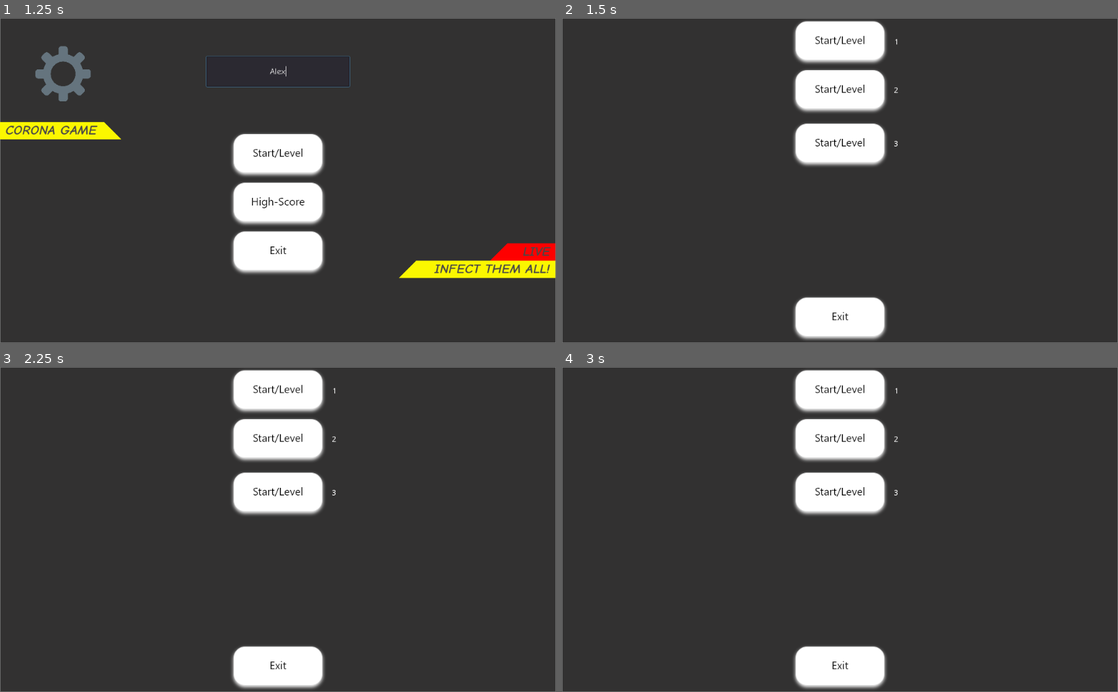
Above: before the commit, frames 1-4 (two rows, left to right).
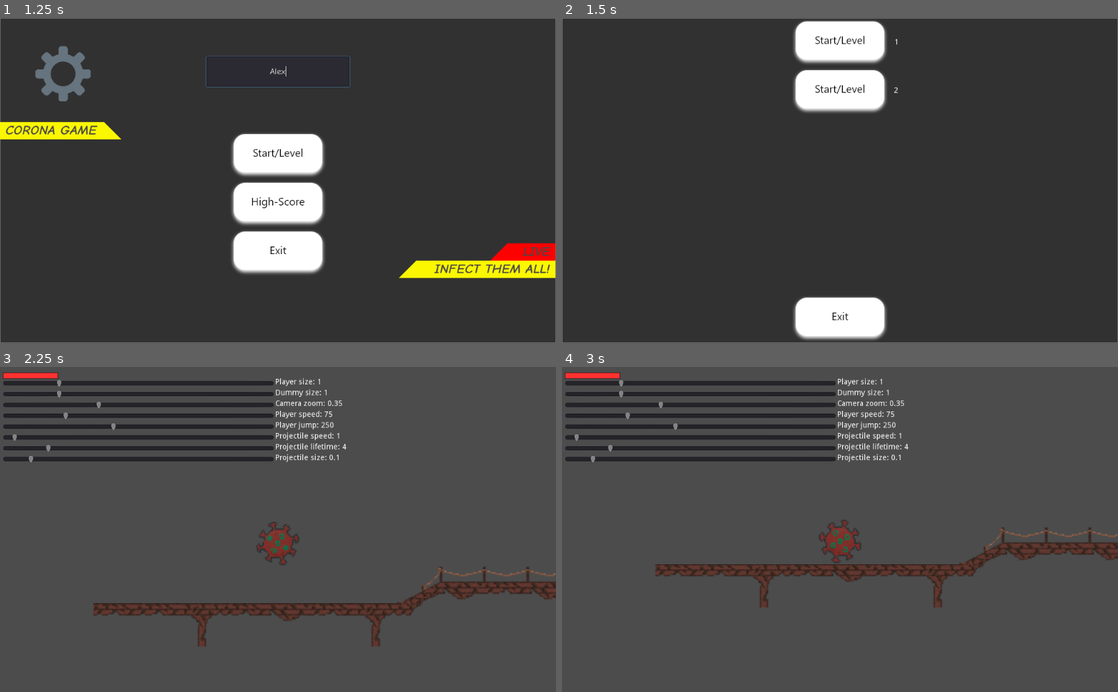
Above: after the commit, the same moments.

Repository: INF19IT2/2d-Jump-n-Run-SE
Game: Godot game, scene res://Scenes/MainScene/MainScene.tscn
Two runs of this game, one before a commit and one after it. Both use one fixed random seed, a clock stepped at 60 frames per second and the inputs below.
Inputs (mouse positions are in pixels of both pictures, inside the frame that each line leads up to):
- Up to frame 1 (1.25 s): click (278, 70) at 0.52 s; type "Alex" at 0.6 s
- Up to frame 2 (1.5 s): click (840, 154) at 1.25 s
- Up to frame 3 (2.25 s): click "1" at 2 s
- Up to frame 4 (3 s): click (840, 438) at 2.75 s, where only the run before the commit has a clickable "2"

Frame 1 is identical in both runs. In frame 2, 2.1% of the frame differs, in the area x 41-61%, y 32-46%; in frame 3, 91%; in frame 4, 92%, in the area x 0-100%, y 0-100%.

Commit message:
Moved 2 image-files to image-folder, changed Levelselection

Diff:
--- a/2d-Jump-n-Run-SE/Scenes/LevelSelection/LevelSelection.tscn
+++ b/2d-Jump-n-Run-SE/Scenes/LevelSelection/LevelSelection.tscn
@@ -81,6 +81,7 @@
 }
 
 [node name="Level3Button" type="TextureButton" parent="."]
+visible = false
 anchor_left = 0.411
 anchor_top = 0.15
 anchor_right = 0.589
@@ -94,6 +95,7 @@
 }
 
 [node name="Level3Text" type="RichTextLabel" parent="Level3Button"]
+visible = false
 anchor_left = 1.047
 anchor_top = 0.407
 anchor_right = 1.266
--- a/2d-Jump-n-Run-SE/Scenes/Objects/Dummy.tscn
+++ b/2d-Jump-n-Run-SE/Scenes/Objects/Dummy.tscn
@@ -1,8 +1,9 @@
 [gd_scene load_steps=5 format=2]
 
 [ext_resource path="res://Scripts/Dummy/Dummy.gd" type="Script" id=1]
-[ext_resource path="res://placeholder.png" type="Texture" id=2]
+[ext_resource path="res://imagesFiles/MISC/placeholder.png" type="Texture" id=2]
 [ext_resource path="res://imagesFiles/Dummy/placeholder_infected.png" type="Texture" id=3]
+
 
 [sub_resource type="RectangleShape2D" id=1]
 extents = Vector2( 32, 64 )
--- a/2d-Jump-n-Run-SE/Scenes/Objects/OneTouchPlatform.tscn
+++ b/2d-Jump-n-Run-SE/Scenes/Objects/OneTouchPlatform.tscn
@@ -1,7 +1,8 @@
 [gd_scene load_steps=5 format=2]
 
-[ext_resource path="res://placeholder.png" type="Texture" id=1]
+[ext_resource path="res://imagesFiles/MISC/placeholder.png" type="Texture" id=1]
 [ext_resource path="res://Scripts/Objects/OneTouchPlatform.gd" type="Script" id=2]
+
 
 [sub_resource type="RectangleShape2D" id=1]
 extents = Vector2( 32, 16 )
--- a/2d-Jump-n-Run-SE/Scenes/Objects/scientist.tscn
+++ b/2d-Jump-n-Run-SE/Scenes/Objects/scientist.tscn
@@ -1,7 +1,8 @@
 [gd_scene load_steps=4 format=2]
 
 [ext_resource path="res://Scripts/Objects/scientist.gd" type="Script" id=1]
-[ext_resource path="res://placeholder.png" type="Texture" id=2]
+[ext_resource path="res://imagesFiles/MISC/placeholder.png" type="Texture" id=2]
+
 
 [sub_resource type="RectangleShape2D" id=1]
 extents = Vector2( 32.4886, 72 )
--- a/2d-Jump-n-Run-SE/Scripts/LevelSelection/LevelSelection.gd
+++ b/2d-Jump-n-Run-SE/Scripts/LevelSelection/LevelSelection.gd
@@ -12,13 +12,13 @@
 	get_tree().change_scene("res://Scenes/MainScene/MainScene.tscn")
 
 
-#func _on_Level1Button_pressed():
-#	get_tree().change_scene(level_folder +  "First_Level/First_Level.tscn")
+func _on_Level1Button_pressed():
+	get_tree().change_scene(level_folder + "32x32_Level/32x32_Level.tscn")
 
 
-#func _on_Level2Button_pressed():
-#	get_tree().change_scene(level_folder + "Second_Level/Second_Level.tscn")
+func _on_Level2Button_pressed():
+	get_tree().change_scene(level_folder + "NewVirus_Level/NewVirus_Level.tscn")
 
 
-func _on_Level3Button_pressed():
-	get_tree().change_scene(level_folder + "32x32_Level/32x32_Level.tscn")
+#func _on_Level3Button_pressed():
+#	get_tree().change_scene(level_folder + "32x32_Level/32x32_Level.tscn")
--- a/2d-Jump-n-Run-SE/project.godot
+++ b/2d-Jump-n-Run-SE/project.godot
@@ -17,7 +17,7 @@
 
 config/name="2d- Jump-n- Run- Se"
 run/main_scene="res://Scenes/MainScene/MainScene.tscn"
-config/icon="res://icon.png"
+config/icon="res://imagesFiles/MISC/icon.png"
 
 [input]
 
Renamed: 2d-Jump-n-Run-SE/icon.png -> 2d-Jump-n-Run-SE/imagesFiles/MISC/icon.png
Not shown, changed: 2d-Jump-n-Run-SE/imagesFiles/MISC/icon.png.import
Renamed: 2d-Jump-n-Run-SE/imagesFiles/Checkpoint/placeholder.png -> 2d-Jump-n-Run-SE/imagesFiles/MISC/placeholder.png
Not shown, changed: 2d-Jump-n-Run-SE/imagesFiles/MISC/placeholder.png.import
